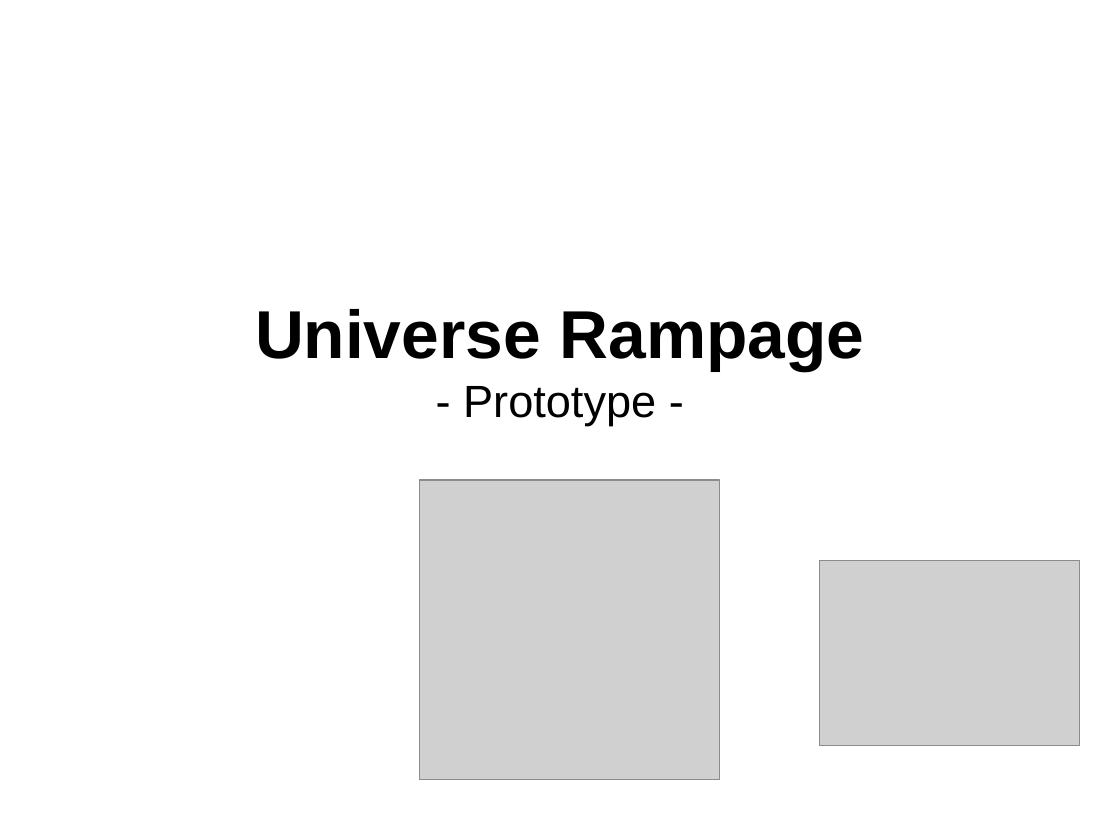
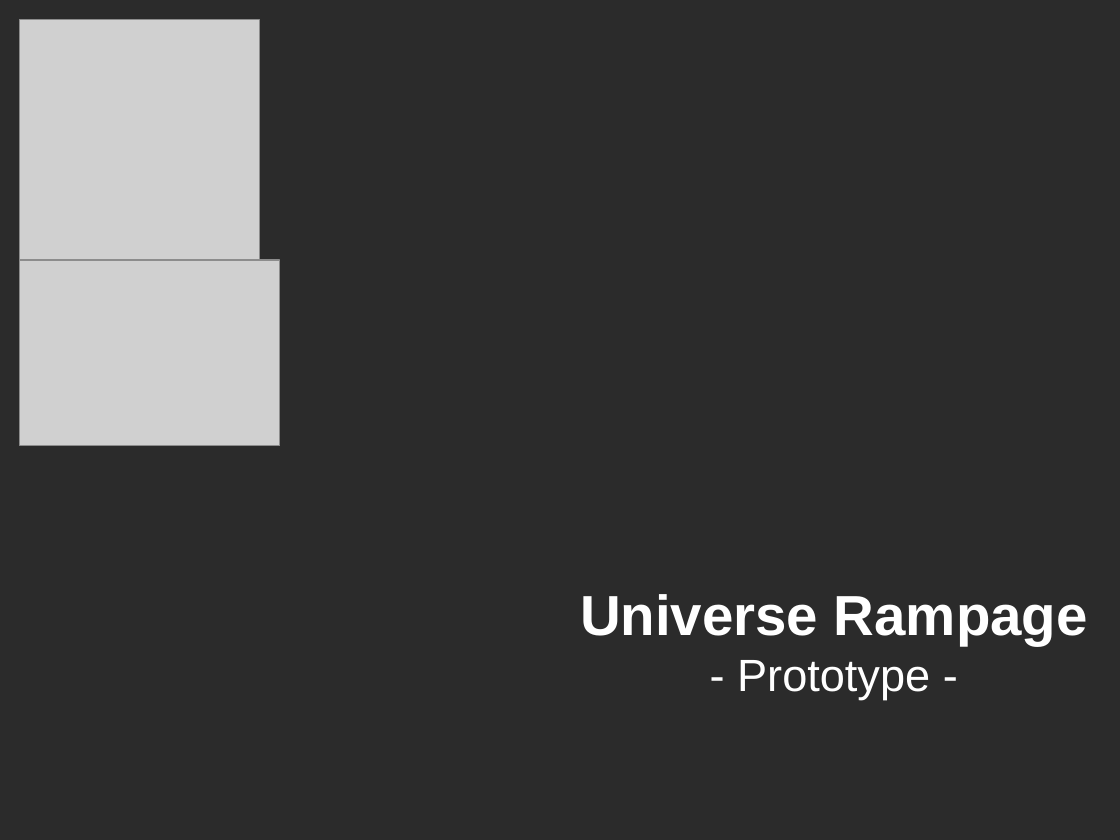
Before and after one commit to szyuGH/StarrockGame, a slide deck: slide 1 of Docs/PresentationPrototype/PrototypePresentation.odp. Drawn at 1120x840 pixels with LibreOffice and Linux fonts; fonts in the diff are those of the drawing; grey boxes stand for pictures; background and template pictures are left out; a plain dark background stands for a picture behind light text. Boxes give left, top, right and bottom in pixels: in the first picture for what was removed or moved away, otherwise in the second. Text is boxed around its words. In the diff, an @@ line names an element or a change of style, - is before the commit and + after.

Commit message:
updated PrototypePresentation

```diff
--- a/Docs/PresentationPrototype/PrototypePresentation.odp
+++ b/Docs/PresentationPrototype/PrototypePresentation.odp
@@ background #FFFFFF to picture (left out) @@
@@ picture: place and size @@
-picture at [420, 480, 720, 780]
+picture at [20, 20, 260, 260]
@@ picture: place and size @@
-picture at [820, 560, 1080, 746]
+picture at [20, 260, 281, 446]
@@ subtitle "Universe Rampage": place and size @@
-subtitle "Universe Rampage" at [255, 309, 865, 425]
+subtitle "Universe Rampage" at [580, 594, 1088, 700]
@@ subtitle "Universe Rampage" at [580, 594, 1088, 700]: size 48 to 40 pt in "Universe Rampage"; text colour #000000 to #FFFFFF @@
```
Also in this commit, not shown: 7 other slides changed, 10 slides added, 8 slides removed, 8 other files.
